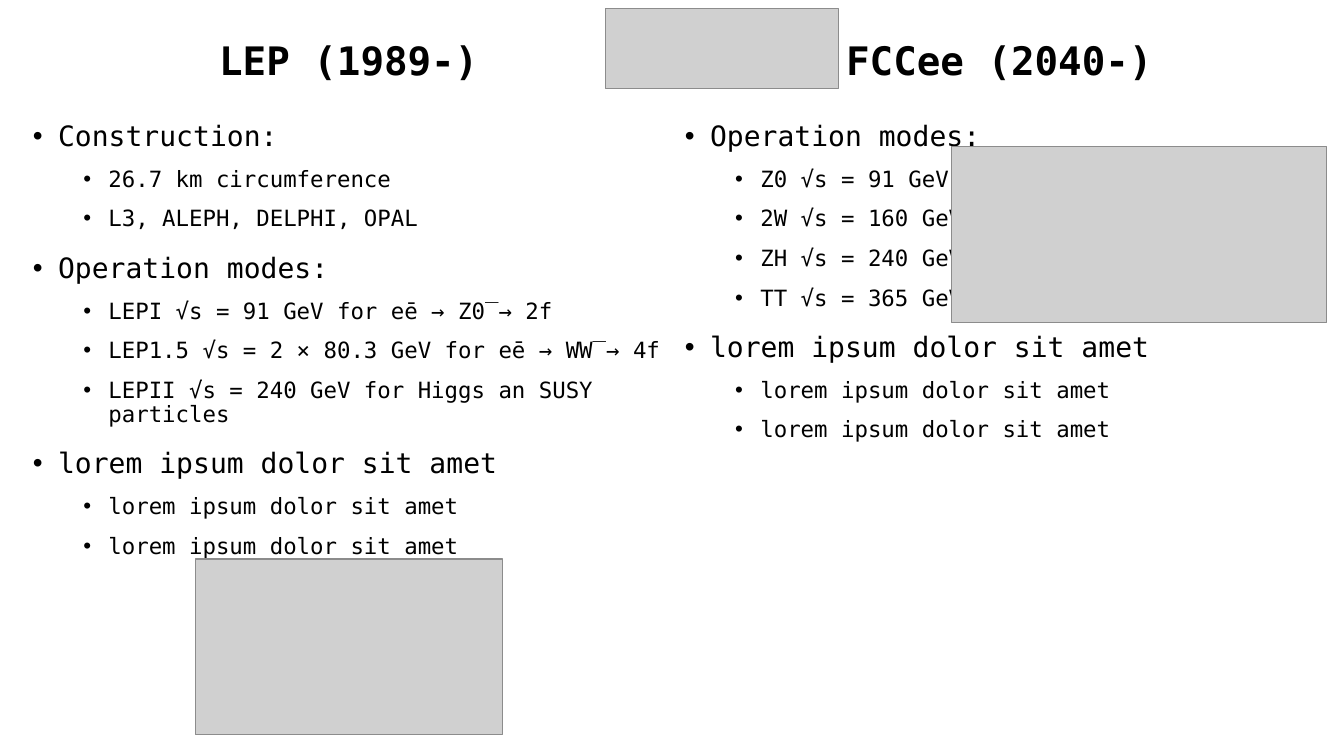
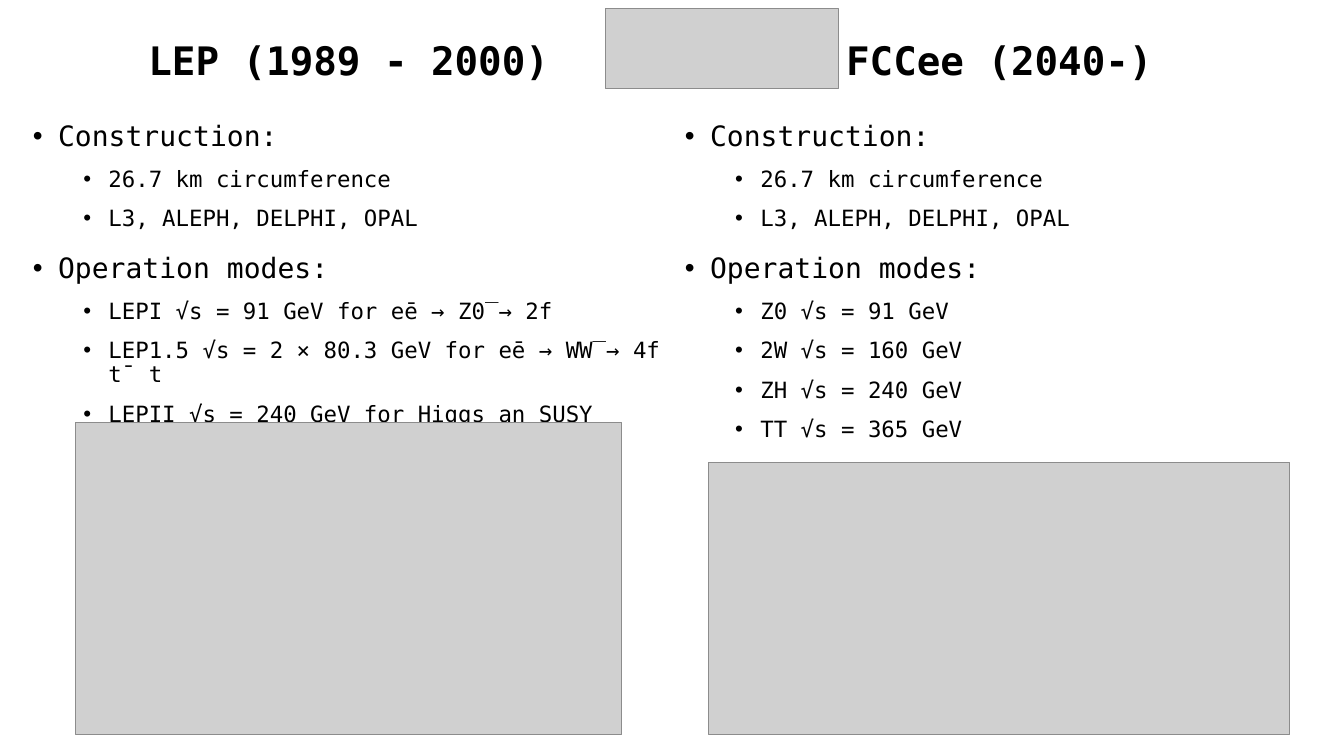
Before and after one commit to phylmath/HEP-Pheno-Project, a slide deck: slide 13 of Progress-Updates.pptx. Drawn at 1344x756 pixels with LibreOffice and Linux fonts; fonts in the diff are those of the drawing; grey boxes stand for pictures. Boxes give left, top, right and bottom in pixels: in the first picture for what was removed or moved away, otherwise in the second. Text is boxed around its words. In the diff, an @@ line names an element or a change of style, - is before the commit and + after.

```diff
--- a/Progress-Updates.pptx
+++ b/Progress-Updates.pptx
@@ title at (148,45,549,81): text changed @@
-LEP (1989-)
+LEP (1989 - 2000)
@@ text at (710,124,1070,229): paragraphs added @@
+• Construction:
+  • 26.7 km circumference
+  • L3, ALEPH, DELPHI, OPAL
@@ text at (108,340,660,382): text changed @@
-  • LEP1.5 √s = 2 × 80.3 GeV for eē → WW̅ → 4f
+  • LEP1.5 √s = 2 × 80.3 GeV for eē → WW̅ → 4f t¯ t
@@ text at (710,335,1149,442): paragraphs removed @@
-• lorem ipsum dolor sit amet
-  • lorem ipsum dolor sit amet
-  • lorem ipsum dolor sit amet
@@ picture: place and size @@
-picture at (196,560,503,736)
+picture at (76,422,622,735)
@@ text at (58,451,497,559): paragraphs removed @@
-• lorem ipsum dolor sit amet
-  • lorem ipsum dolor sit amet
-  • lorem ipsum dolor sit amet
@@ picture: place and size @@
-picture at (952,146,1327,323)
+picture at (709,463,1290,736)
```
Also in this commit, not shown: 2 other slides changed.
